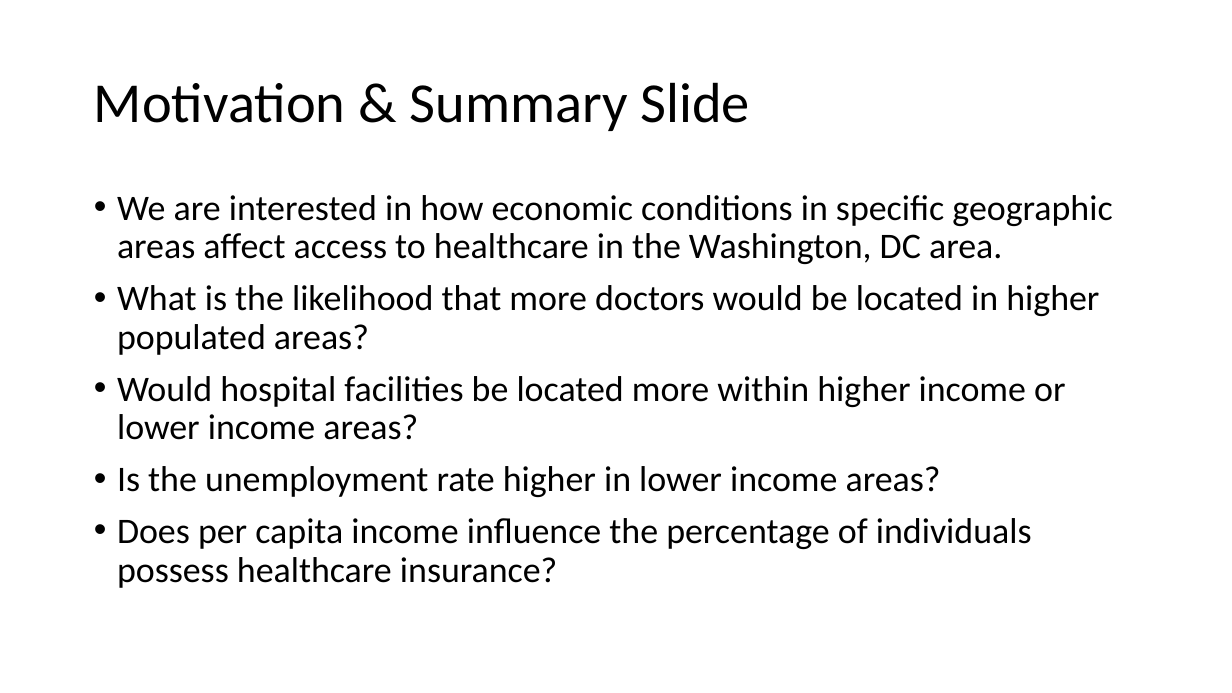
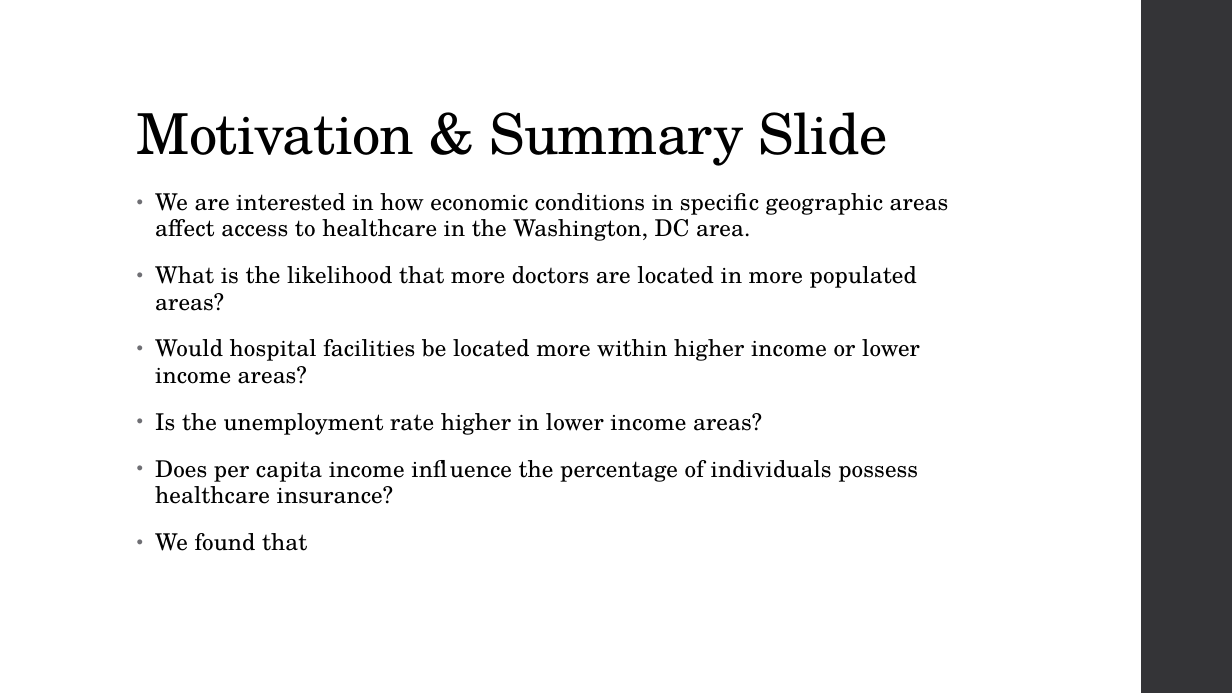
Before and after one commit to HeyMikeMarshall/DMV-HealthcarePy, a slide deck: slide 2 of DMV_Health_Care_Presentation.pptx. Drawn at 1232x693 pixels with LibreOffice and Linux fonts; fonts in the diff are those of the drawing; background and template pictures are left out. Boxes give left, top, right and bottom in pixels: in the first picture for what was removed or moved away, otherwise in the second. Text is boxed around its words. In the diff, an @@ line names an element or a change of style, - is before the commit and + after.

Commit message:
updating ppt

```diff
--- a/DMV_Health_Care_Presentation.pptx
+++ b/DMV_Health_Care_Presentation.pptx
@@ rectangle added at (1141,0,1232,693), fill #353537 @@
@@ title "Motivation & Summary Slide": place and size @@
-title "Motivation & Summary Slide" at (94,82,749,131)
+title "Motivation & Summary Slide" at (137,112,887,166)
@@ title "Motivation & Summary Slide" at (137,112,887,166): font Calibri to TeX Gyre Schola, letter spacing 0 to -0.5 pt; vertical alignment middle to bottom @@
@@ text "We are interested in how ...": place and size @@
-text "We are interested in how ..." at (117,195,1112,588)
+text "We are interested in how ..." at (155,193,949,551)
@@ text at (155,193,949,504): size 28 to 18 pt, font Calibri to TeX Gyre Schola, letter spacing 0 to 0.1 pt in "We are interested in how economic conditions ...", "Would hospital facilities be located more within ...", "Is the unemployment rate higher in lower ...", "Does per capita income influence the percentage ..."; indent changed; line spacing 0.9 to 0.95; more space between paragraphs @@
@@ text at (155,266,917,311): text changed; size 28 to 18 pt; font Calibri to TeX Gyre Schola @@
-• What is the likelihood that more doctors would be located in higher populated areas?
+• What is the likelihood that more doctors are located in more populated areas?
@@ text at (155,533,307,551): paragraph added @@
+• We found that
```
Also in this commit, not shown: 5 other slides changed, 2 slides added, 2 slides removed.
